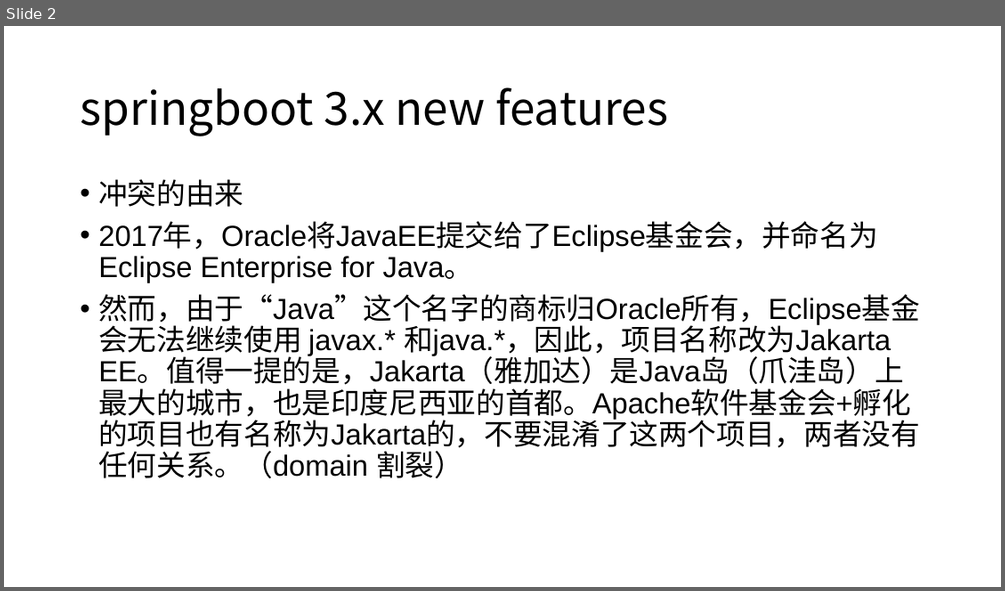
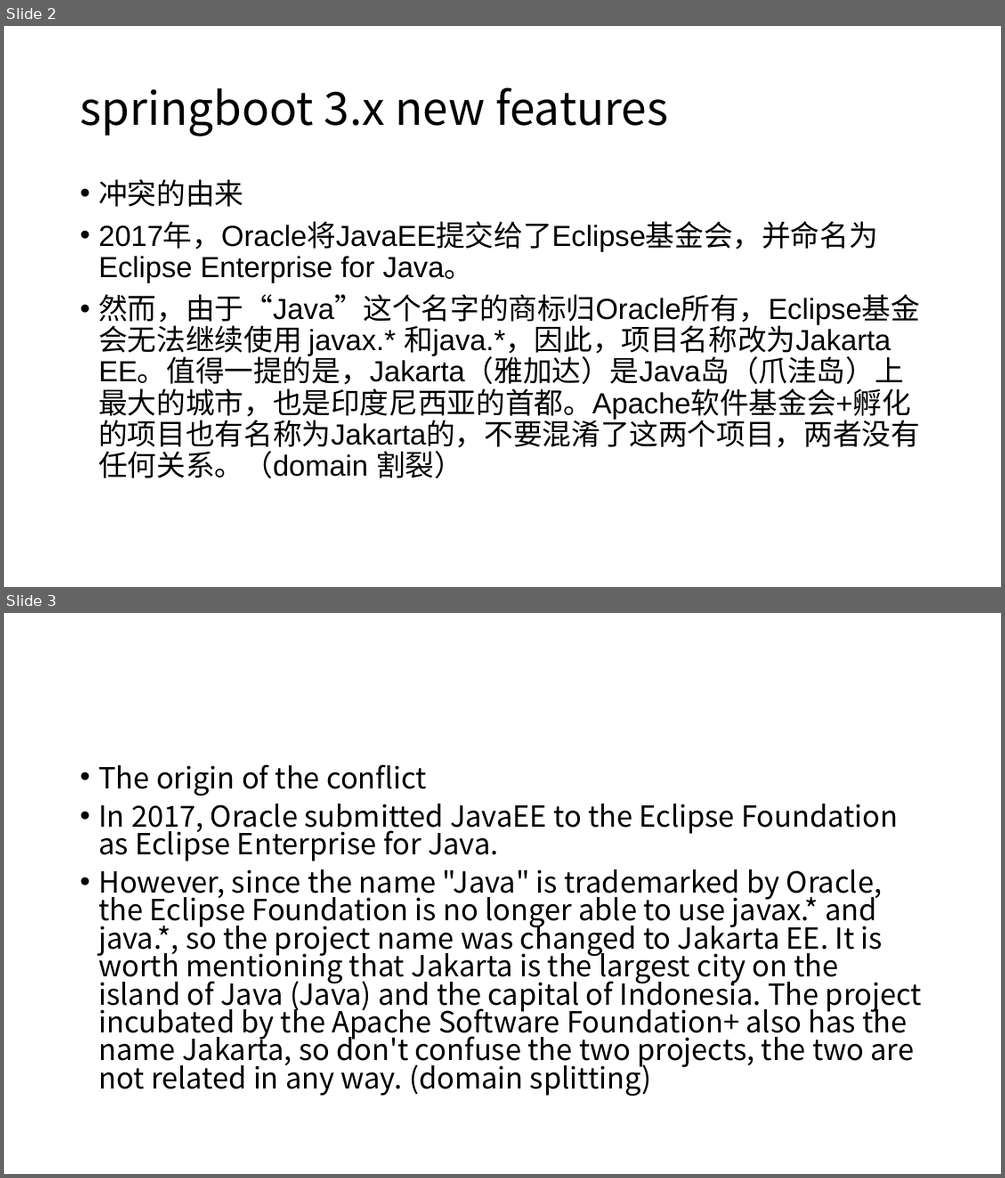
Before and after one commit to martin-ding/springboot-newfeature, a slide deck: 演示文稿1.pptx. Shown one above the other, each under a label of ours: slide 2 before the commit, slides 2 and 3 after it. The pictures are 1005x591 and 1005x1178 pixels, drawn with LibreOffice and Linux fonts; fonts in the diff are those of the drawing. Boxes give left, top, right and bottom in pixels: in the first picture for what was removed or moved away, otherwise in the second. Text is boxed around its words. In the diff, an @@ line names an element or a change of style, - is before the commit and + after.

```diff
--- a/演示文稿1.pptx
+++ b/演示文稿1.pptx
@@ slide 3 added at (x1=4, y1=613, x2=1001, y2=1174), background #FFFFFF @@
@@ text added at (x1=98, y1=764, x2=922, y2=1095), 28 pt, text #000000 @@
+• The origin of the conflict
+• In 2017, Oracle submitted JavaEE to the Eclipse Foundation as Eclipse Enterprise for Java.
+• However, since the name "Java" is trademarked by Oracle, the Eclipse Foundation is no longer able to use javax.* and java.*, so the project name was changed to Jakarta EE. It is worth mentioning that Jakarta is the largest city on the island of Java (Java) and the capital of Indonesia. The project incubated by the Apache Software Foundation+ also has the name Jakarta, so don't confuse the two projects, the two are not related in any way. (domain splitting)
```
Also in this commit, not shown: 7 other slides added, 1 slide removed, 4 other files.
